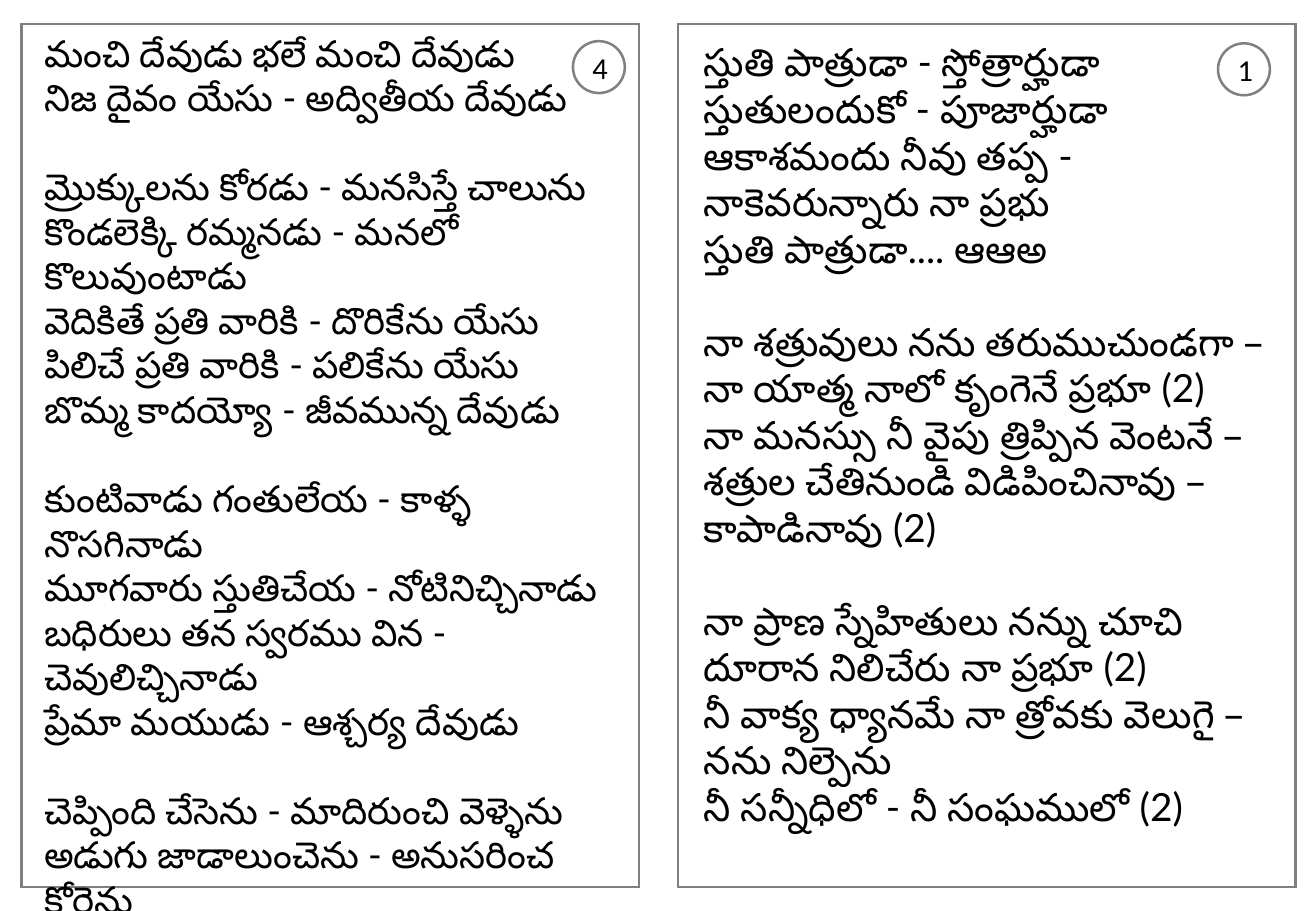
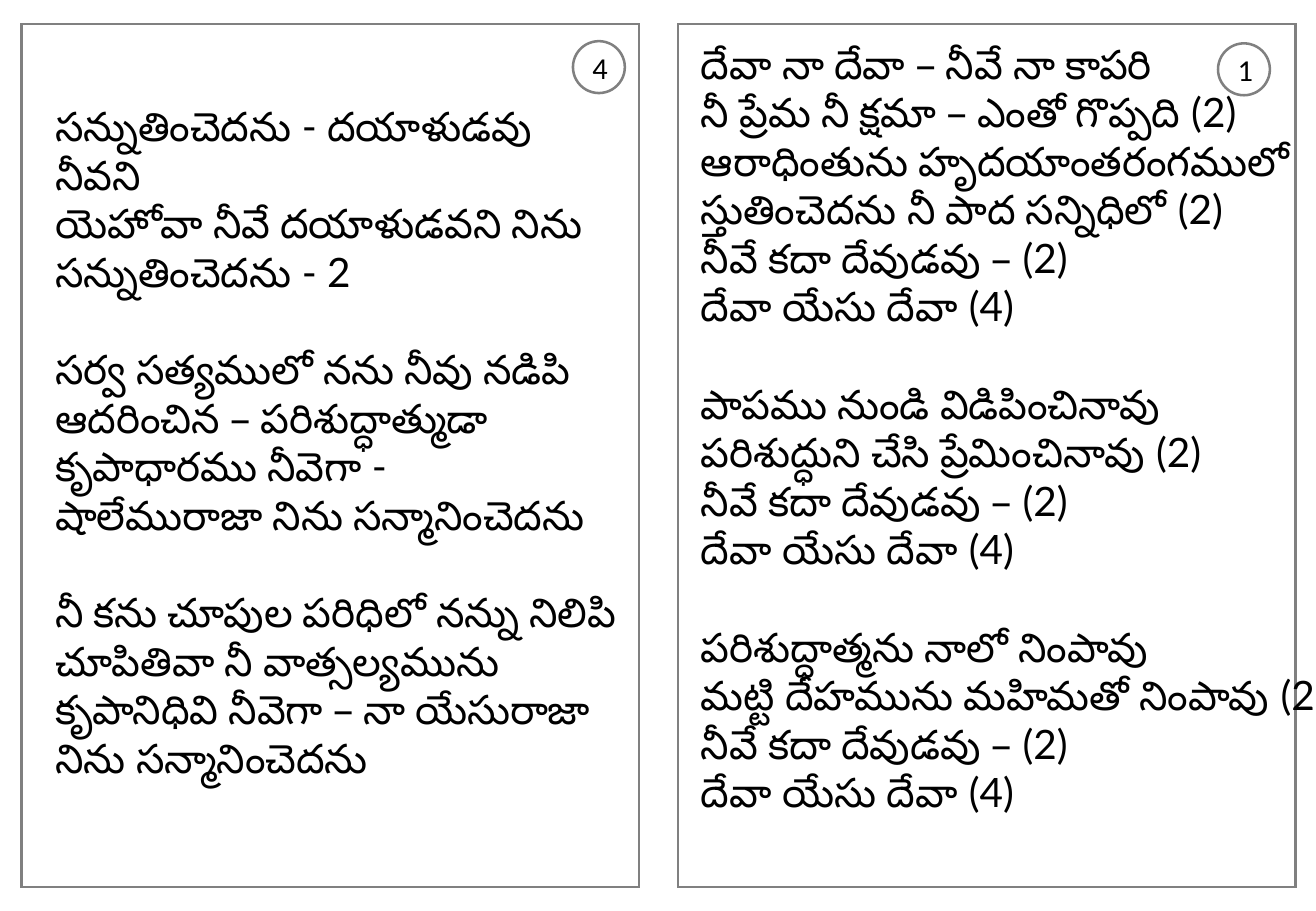
Before and after one commit to venu-webdev/songsDb, a slide deck: slide 1 of songsTemplate.pptx. Drawn at 1316x911 pixels with LibreOffice and Linux fonts; fonts in the diff are those of the drawing. Boxes give left, top, right and bottom in pixels: in the first picture for what was removed or moved away, otherwise in the second. Text is boxed around its words. In the diff, an @@ line names an element or a change of style, - is before the commit and + after.

```diff
--- a/songsTemplate.pptx
+++ b/songsTemplate.pptx
@@ text at (x1=701, y1=49, x2=1316, y2=813): text changed; size 23 to 24 pt @@
-స్తుతి పాత్రుడా - స్తోత్రార్హుడా
-స్తుతులందుకో - పూజార్హుడా
-ఆకాశమందు నీవు తప్ప -
-నాకెవరున్నారు నా ప్రభు
-స్తుతి పాత్రుడా.... ఆఆఅ
-నా శత్రువులు నను తరుముచుండగా –
-నా యాత్మ నాలో కృంగెనే ప్రభూ (2)
-నా మనస్సు నీ వైపు త్రిప్పిన వెంటనే –
-శత్రుల చేతినుండి విడిపించినావు –
-కాపాడినావు (2)
-నా ప్రాణ స్నేహితులు నన్ను చూచి
-దూరాన నిలిచేరు నా ప్రభూ (2)
-నీ వాక్య ధ్యానమే నా త్రోవకు వెలుగై –
-నను నిల్పెను
-నీ సన్నీధిలో - నీ సంఘములో (2)
+దేవా నా దేవా – నీవే నా కాపరి
+నీ ప్రేమ నీ క్షమా – ఎంతో గొప్పది (2)
+ఆరాధింతును హృదయాంతరంగములో
+స్తుతించెదను నీ పాద సన్నిధిలో (2)
+నీవే కదా దేవుడవు – (2)
+దేవా యేసు దేవా (4)
+పాపము నుండి విడిపించినావు
+పరిశుద్ధుని చేసి ప్రేమించినావు (2)
+నీవే కదా దేవుడవు – (2)
+దేవా యేసు దేవా (4)
+పరిశుద్ధాత్మను నాలో నింపావు
+మట్టి దేహమును మహిమతో నింపావు (2)
+నీవే కదా దేవుడవు – (2)
+దేవా యేసు దేవా (4)
@@ text at (x1=55, y1=112, x2=616, y2=744): text changed; size 22 to 24 pt @@
-మంచి దేవుడు భలే మంచి దేవుడు
-నిజ దైవం యేసు - అద్వితీయ దేవుడు
-మ్రొక్కులను కోరడు - మనసిస్తే చాలును
-కొండలెక్కి రమ్మనడు - మనలో కొలువుంటాడు
-వెదికితే ప్రతి వారికి - దొరికేను యేసు
-పిలిచే ప్రతి వారికి - పలికేను యేసు
-బొమ్మ కాదయ్యో - జీవమున్న దేవుడు
-కుంటివాడు గంతులేయ - కాళ్ళ నొసగినాడు
-మూగవారు స్తుతిచేయ - నోటినిచ్చినాడు
-బధిరులు తన స్వరము విన - చెవులిచ్చినాడు
-ప్రేమా మయుడు - ఆశ్చర్య దేవుడు
-చెప్పింది చేసెను - మాదిరుంచి వెళ్ళెను
-అడుగు జాడాలుంచెను - అనుసరించ కోరెను
-మరణాన్ని జీవాన్ని - మన ఎదుటే వుంచెను
-ఎంచుకొనే స్వేచ్చను - మన చేతికిచ్చెను
-ఏమి చేతువో - సృష్టికర్త యేసుని
+సన్నుతించెదను - దయాళుడవు నీవని
+యెహోవా నీవే దయాళుడవని నిను సన్నుతించెదను - 2
+సర్వ సత్యములో నను నీవు నడిపి ఆదరించిన – పరిశుద్ధాత్ముడా
+కృపాధారము నీవెగా -
+షాలేమురాజా నిను సన్మానించెదను
+నీ కను చూపుల పరిధిలో నన్ను నిలిపి
+చూపితివా నీ వాత్సల్యమును
+కృపానిధివి నీవెగా – నా యేసురాజా
+నిను సన్మానించెదను
```
Also in this commit, not shown: 1 other slide changed, 6 other files.
